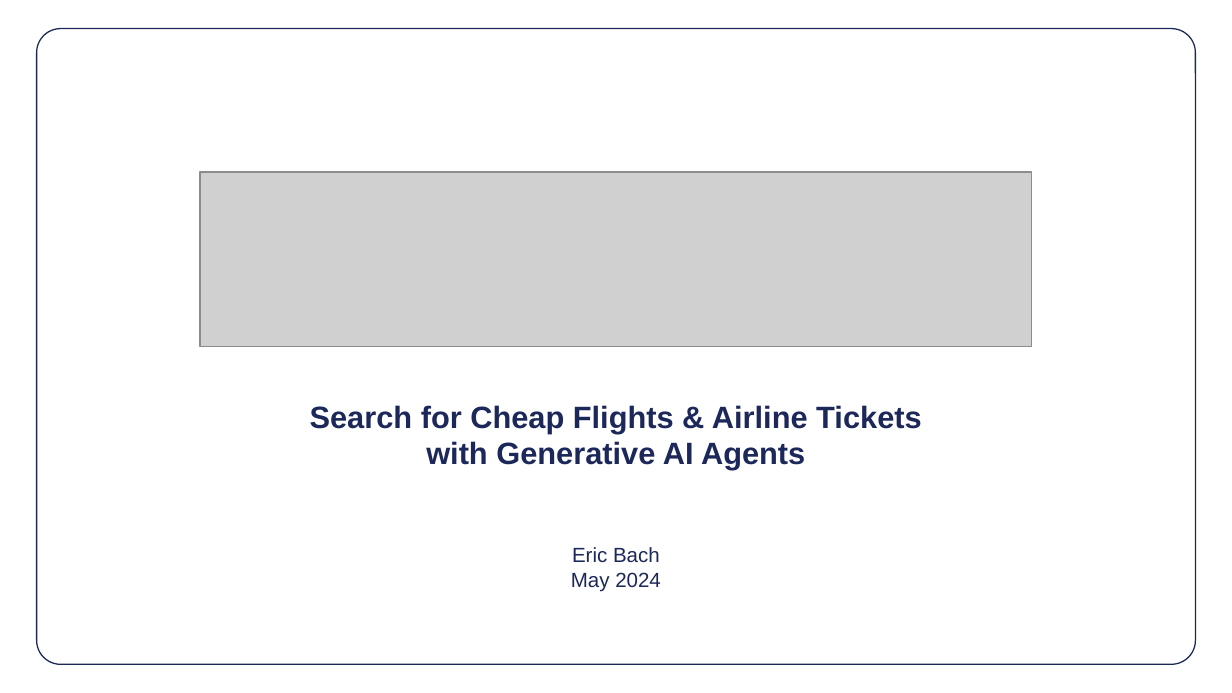
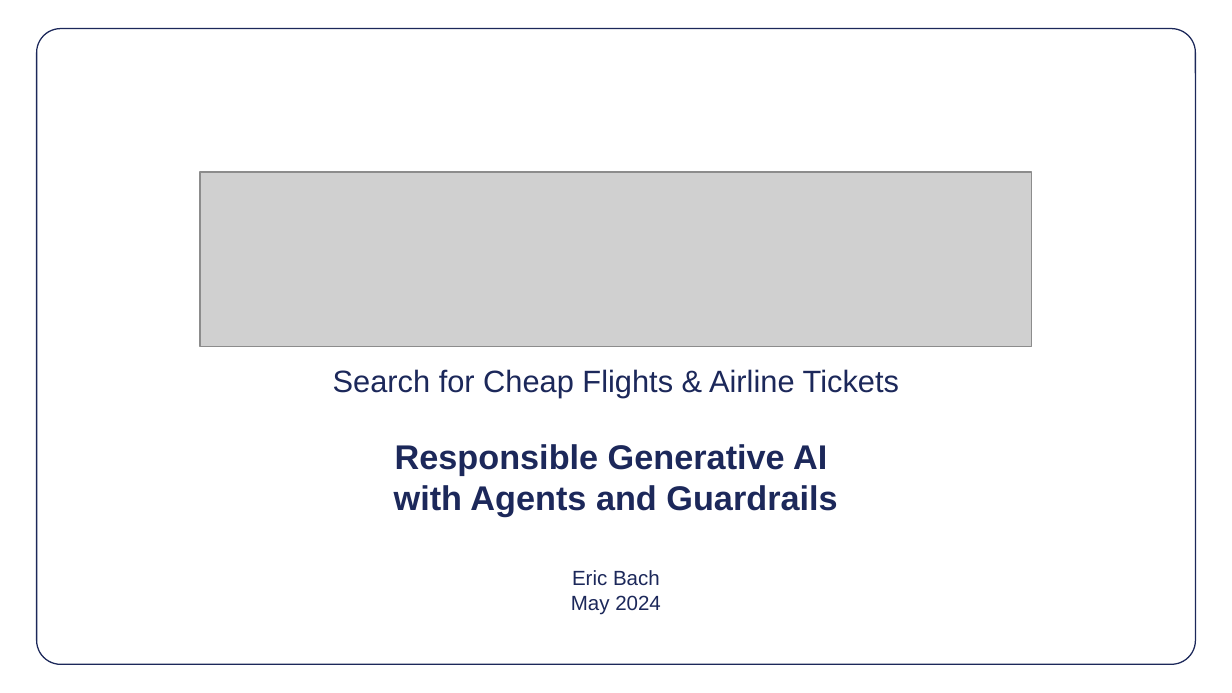
Before and after one commit to eric-bach/kanoe, a slide deck: slide 1 of kanoe.pptx. Drawn at 1232x693 pixels with LibreOffice and Linux fonts; fonts in the diff are those of the drawing; grey boxes stand for pictures. Boxes give left, top, right and bottom in pixels: in the first picture for what was removed or moved away, otherwise in the second. Text is boxed around its words. In the diff, an @@ line names an element or a change of style, - is before the commit and + after.

Commit message:
Update powerpoint

```diff
--- a/kanoe.pptx
+++ b/kanoe.pptx
@@ title at <box>333,369,899,517</box>: text changed; size 18 to 20 pt @@
-Search for Cheap Flights & Airline Tickets
-with Generative AI Agents
+Search for Cheap Flights & Airline Tickets
+Responsible Generative AI
+with Agents and Guardrails
@@ subtitle "Eric Bach": place and size @@
-subtitle "Eric Bach" at <box>571,547,661,592</box>
+subtitle "Eric Bach" at <box>571,570,661,614</box>
```
Also in this commit, not shown: 2 slides added, 1 slide removed.
